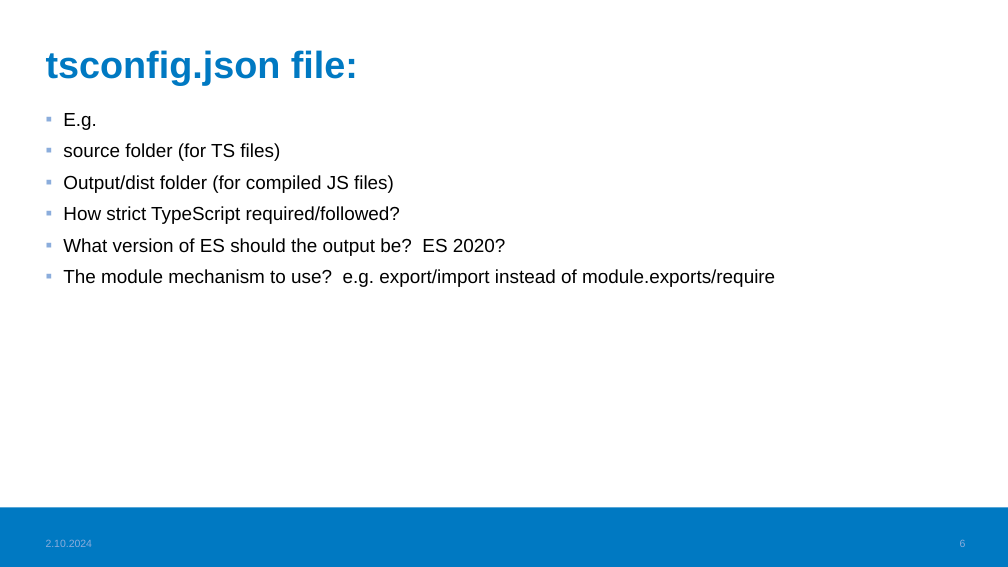
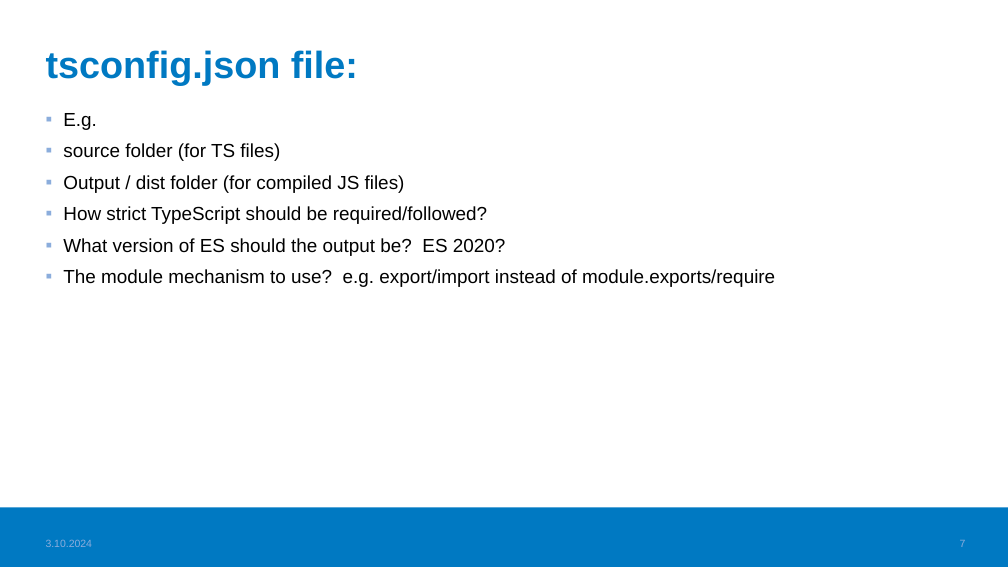
Before and after one commit to valju/JS_ES_Features, a slide deck: slide 7 of TS_basics/TypeScript_usage_understood.pptx (slide 6 before the commit). Drawn at 1008x567 pixels with LibreOffice and Linux fonts; fonts in the diff are those of the drawing; background and template pictures are left out. Boxes give left, top, right and bottom in pixels: in the first picture for what was removed or moved away, otherwise in the second. Text is boxed around its words. In the diff, an @@ line names an element or a change of style, - is before the commit and + after.

```diff
--- a/TS_basics/TypeScript_usage_understood.pptx
+++ b/TS_basics/TypeScript_usage_understood.pptx
@@ text at <box>63,175,487,224</box>: text changed @@
-▪ Output/dist folder (for compiled JS files)
-▪ How strict TypeScript required/followed?
+▪ Output / dist folder (for compiled JS files)
+▪ How strict TypeScript should be required/followed?
@@ page number at <box>960,540,966,547</box>: text changed @@
-6
+7
```
Also in this commit, not shown: 11 other slides changed, 2 slides added, 2 other files.
